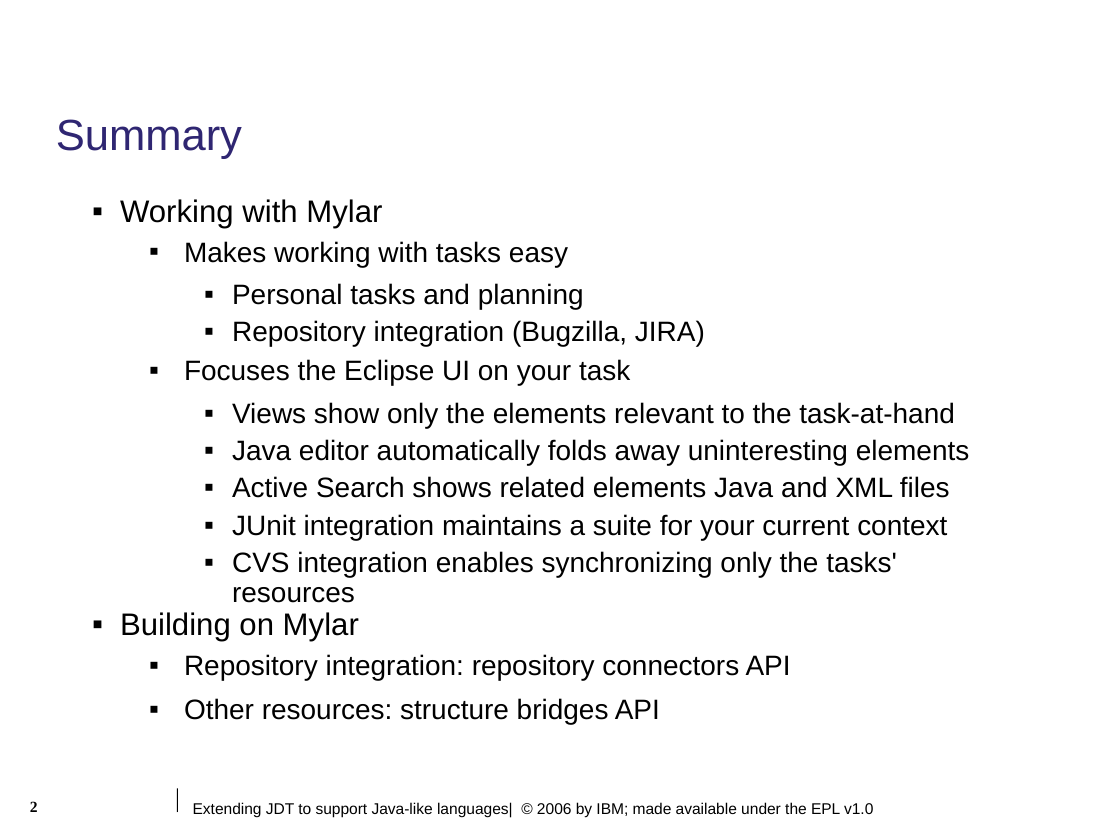
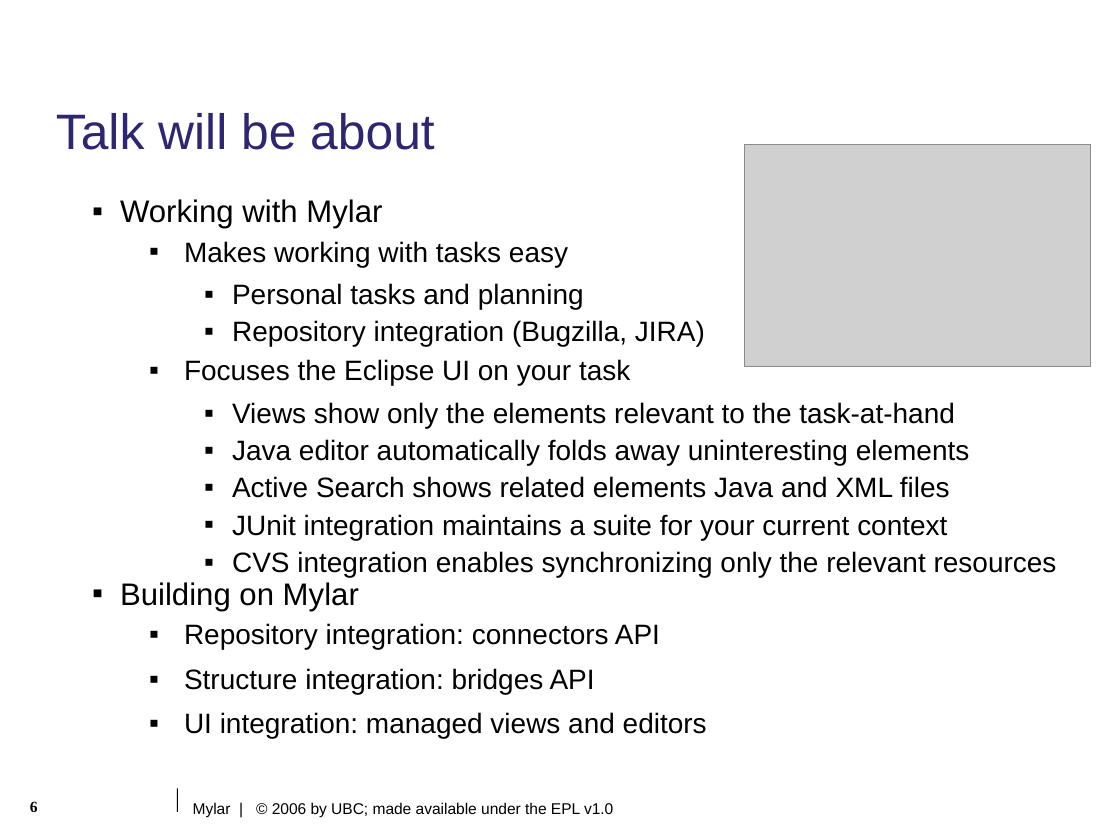
Before and after one commit to eclipse-mylyn/mylyn-website, a slide deck: slide 6 of publications/2006-03-mylar-eclipsecon.ppt (slide 2 before the commit). Drawn at 1120x840 pixels with LibreOffice and Linux fonts; fonts in the diff are those of the drawing; grey boxes stand for pictures; background and template pictures are left out. Boxes give left, top, right and bottom in pixels: in the first picture for what was removed or moved away, otherwise in the second. Text is boxed around its words. In the diff, an @@ line names an element or a change of style, - is before the commit and + after.

```diff
--- a/publications/2006-03-mylar-eclipsecon.ppt
+++ b/publications/2006-03-mylar-eclipsecon.ppt
@@ title removed at (56,119,242,159) @@
-Summary
@@ title added at (56,113,435,150), 32 pt, text #2F2672 @@
+Talk will be about
@@ picture added at (745,144,1091,367) @@
@@ text at (232,551,1057,577): text changed @@
-    ▪ CVS integration enables synchronizing only the tasks' resources
+    ▪ CVS integration enables synchronizing only the relevant resources
@@ text at (184,623,707,738): text changed @@
-  ▪ Repository integration: repository connectors API
-  ▪ Other resources: structure bridges API
+  ▪ Repository integration: connectors API
+  ▪ Structure integration: bridges API
+  ▪ UI integration: managed views and editors
@@ page number at (30,801,38,812): text changed @@
-2
+6
@@ text at (193,802,613,817): text changed @@
-Extending JDT to support Java-like languages| © 2006 by IBM; made available under the EPL v1.0
+Mylar | © 2006 by UBC; made available under the EPL v1.0
```
Also in this commit, not shown: 3 other slides changed, 6 slides added, 3 slides removed, 1 other file.
